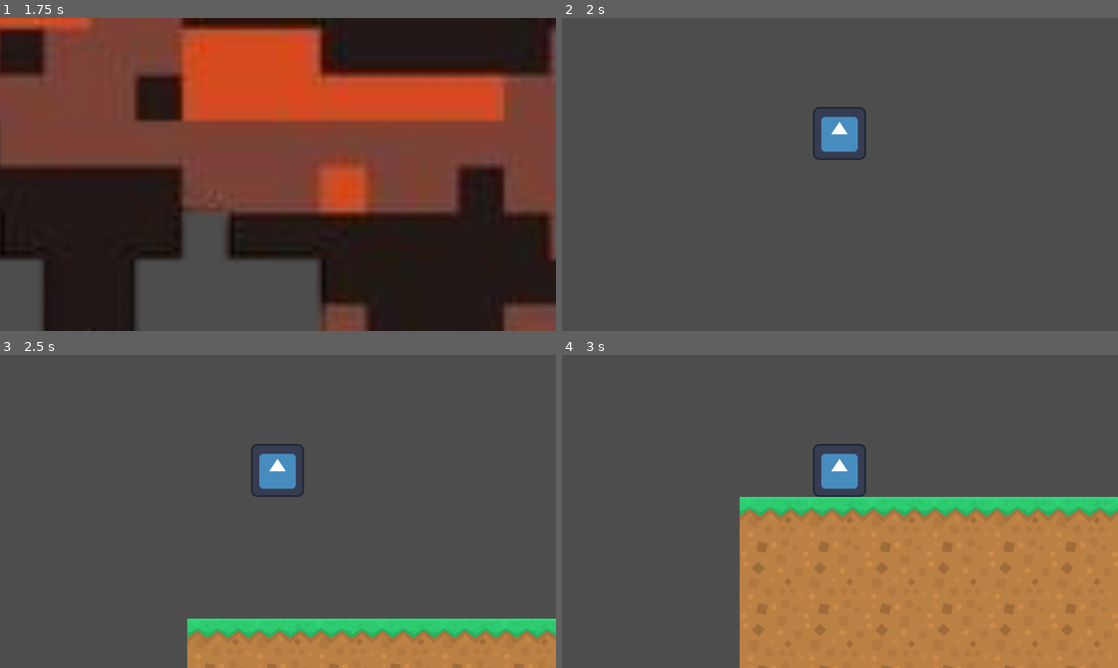
Above: before the commit, frames 1-4 (two rows, left to right).
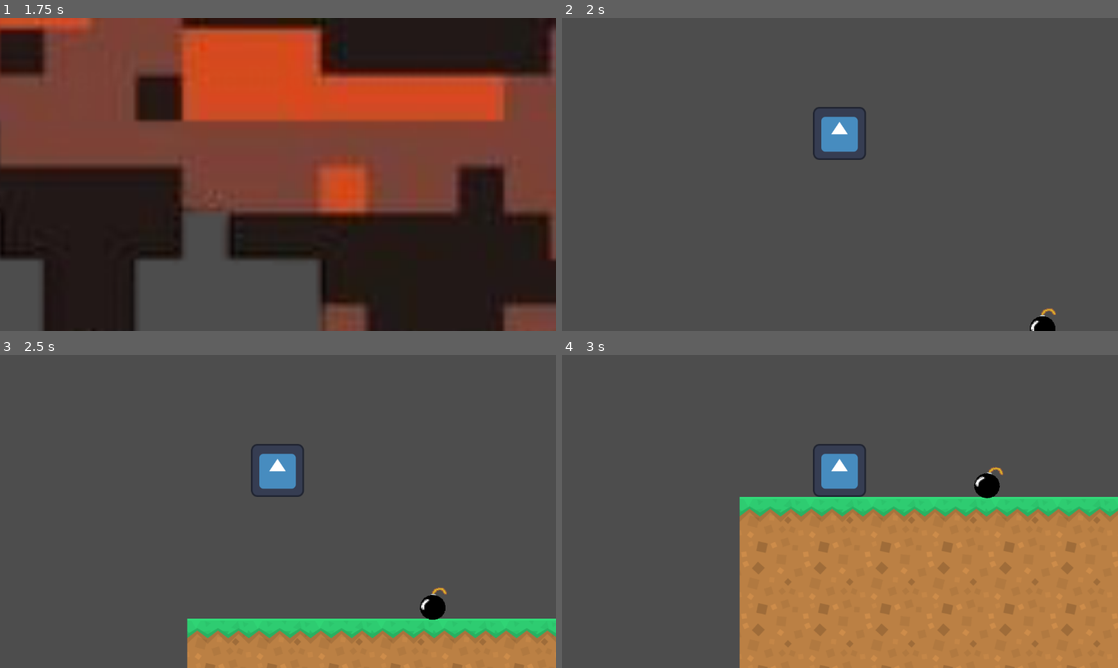
Above: after the commit, the same moments.

Repository: Justiniscoding/Super-Awesome-Game
Game: Godot game, scene res://scenes/Main.tscn
Two runs of this game, one before a commit and one after it. Both use one fixed random seed, a clock stepped at 60 frames per second and the inputs below. The engine's default icon, where the game draws it, is replaced by a stand-in: a white triangle on a blue panel in a dark square.
Inputs:
- Up to frame 1 (1.75 s): click "Play" at 0.5 s; hold Right (1move_right) from 1.28 s (still down); tap Up (1move_up) at 1.52 s
- Up to frame 2 (2 s): keep holding Right (1move_right)
- Up to frame 3 (2.5 s): keep holding Right (1move_right); tap Up (1move_up) at 2.27 s
- Up to frame 4 (3 s): release Right (1move_right) at 2.78 s; hold Left (1move_left) from 2.78 s (still down)

Frame 1 is identical in both runs. In frame 2, 0.2% of the frame differs, in the area x 84-89%, y 92-100%; in frame 3, 0.3%, in the area x 75-81%, y 74-85%; in frame 4, 0.3%.

Commit message:
more bomb stuff and new tile map

Diff:
--- a/scenes/bomb.tscn
+++ b/scenes/bomb.tscn
@@ -144,7 +144,7 @@
 }],
 "loop": false,
 "name": &"Explosion",
-"speed": 10.0
+"speed": 5.0
 }, {
 "frames": [{
 "duration": 1.0,
@@ -173,7 +173,7 @@
 }],
 "loop": true,
 "name": &"Fuse",
-"speed": 7.0
+"speed": 4.45
 }]
 
 [sub_resource type="CircleShape2D" id="CircleShape2D_j15uc"]
@@ -200,7 +200,7 @@
 position = Vector2(34.000004, -33.000004)
 scale = Vector2(0.69200164, 0.6848455)
 sprite_frames = SubResource("SpriteFrames_m3s2y")
-animation = &"Explosion"
+animation = &"Fuse"
 autoplay = "Bomb"
 
 [node name="CollisionShape2D" type="CollisionShape2D" parent="." unique_id=112744700]
@@ -222,9 +222,9 @@
 shape = SubResource("SegmentShape2D_1hf1o")
 
 [node name="Timer" type="Timer" parent="." unique_id=239060379]
+wait_time = 1.7999999999999998
 
 [node name="Timer2" type="Timer" parent="." unique_id=1026356175]
-wait_time = 0.5
 
 [node name="Area2D" type="Area2D" parent="." unique_id=1399334668]
 
--- a/scenes/game.tscn
+++ b/scenes/game.tscn
@@ -1,9 +1,10 @@
-[gd_scene format=4 uid="uid://tot24nb2v34x"]
+[gd_scene format=4 uid="uid://yi5ly8k1wmpo"]
 
 [ext_resource type="Script" uid="uid://45s0fe57lwwm" path="res://scripts/player1.gd" id="1_yqjtg"]
 [ext_resource type="Texture2D" uid="uid://cbk47qhicy5xs" path="res://icon.svg" id="2_lnu2h"]
 [ext_resource type="Texture2D" uid="uid://pevroq8o6tgg" path="res://Assets/kenney_voxel-pack/Spritesheets/spritesheet_tiles.png" id="3_lnu2h"]
 [ext_resource type="Script" uid="uid://db78dg8xlswfj" path="res://scripts/TileMap.gd" id="4_lbhrr"]
+[ext_resource type="PackedScene" uid="uid://ccyr3cdtm3rop" path="res://scenes/bomb.tscn" id="5_iywne"]
 
 [sub_resource type="RectangleShape2D" id="RectangleShape2D_80nbo"]
 size = Vector2(110, 110)
@@ -154,3 +155,6 @@
 script = ExtResource("4_lbhrr")
 
 [node name="AnimatedSprite2D" type="AnimatedSprite2D" parent="TileMapLayer" unique_id=1816345404]
+
+[node name="Bomb" parent="." unique_id=621203618 instance=ExtResource("5_iywne")]
+position = Vector2(470, 427)
Binary file added: Assets/world_tileset.png
